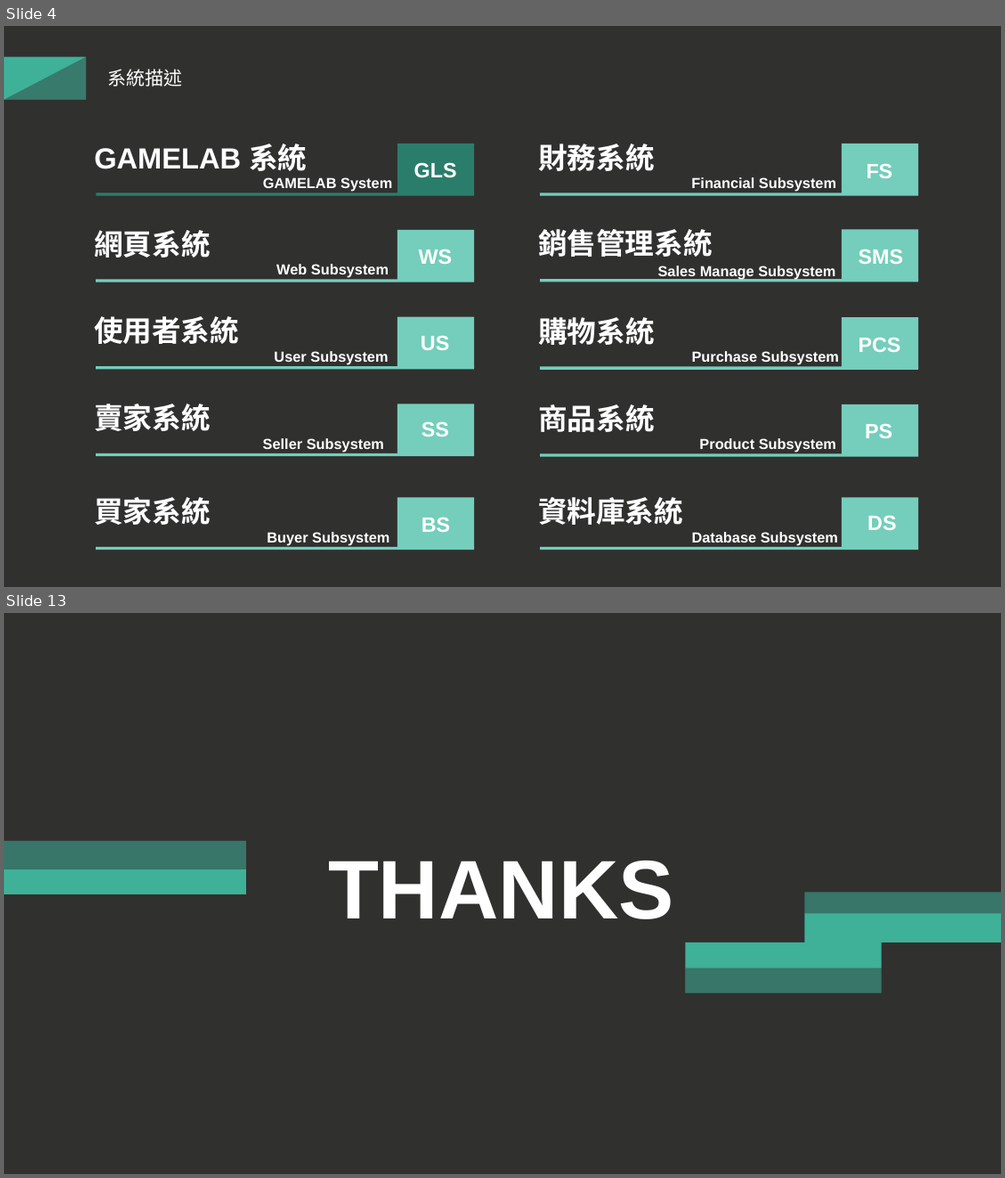
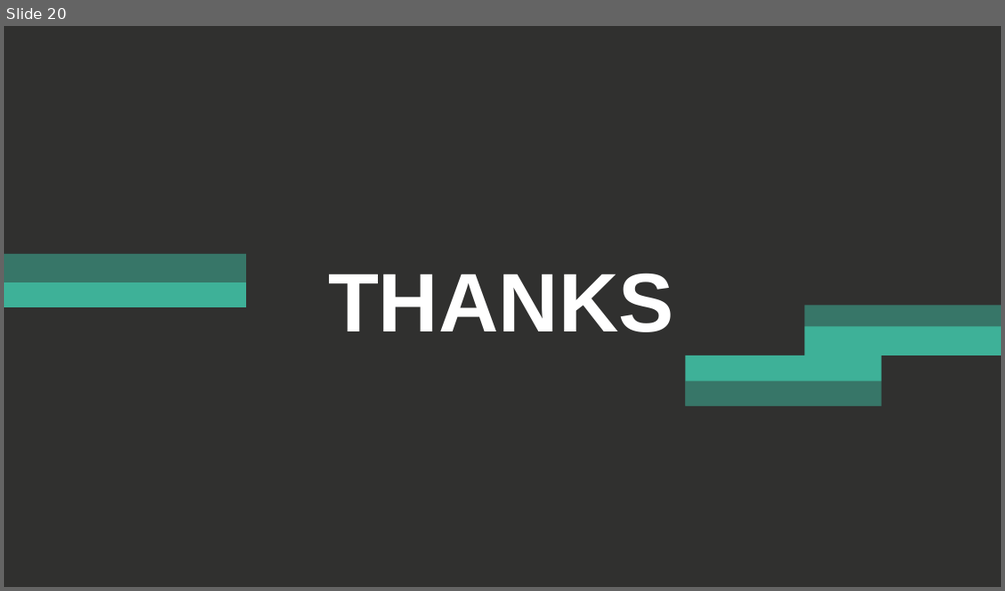
Before and after one commit to 13urgerKing/109-1DBMS, a slide deck: 109-1資料庫系統報告.pptx. Shown one above the other, each under a label of ours: slides 4 and 13 before the commit, slide 20 after it; the slides between them are not shown. The pictures are 1005x1178 and 1005x591 pixels, drawn with LibreOffice and Linux fonts; fonts in the diff are those of the drawing. Boxes give left, top, right and bottom in pixels: in the first picture for what was removed or moved away, otherwise in the second. Text is boxed around its words. In the diff, an @@ line names an element or a change of style, - is before the commit and + after.

```diff
--- a/109-1資料庫系統報告.pptx
+++ b/109-1資料庫系統報告.pptx
@@ slide 4 removed at box(4, 26, 1001, 587), background #30302F @@
@@ rectangle removed at box(4, 56, 86, 99) @@
@@ right triangle removed at box(4, 56, 86, 99) @@
@@ text removed at box(107, 69, 182, 87) @@
-系統描述
@@ group removed at box(94, 143, 919, 549): 30 texts, 20 rectangles @@
-GLS
-GAMELAB 系統
-GAMELAB System
-WS
-網頁系統
-Web Subsystem
-US
-使用者系統
-User Subsystem
-BS
-買家系統
-Buyer Subsystem
-SS
-賣家系統
-Seller Subsystem
-FS
-財務系統
-Financial Subsystem
-PS
-商品系統
-Product Subsystem
-PCS
-購物系統
-Purchase Subsystem
-資料庫系統
-DS
-Database Subsystem
-SMS
-銷售管理系統
-Sales Manage Subsystem
@@ what was slide 13 is now slide 20 @@
```
Also in this commit, not shown: 10 slides changed, 9 slides added, 1 other slide removed.
